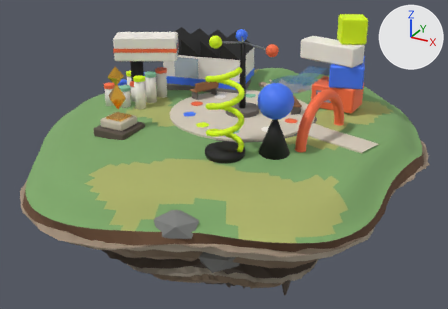
What one commit did to the Blender file assets-src/blender/islands/playground.blend.
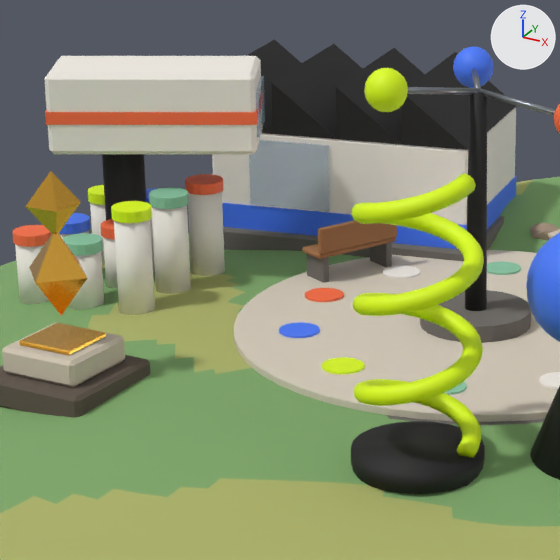
Each version appears first whole from a camera (50 mm lens) standing at (9.89, -18.5, 8.05) and looking at (-0.57, 0.52, -1.46), and next in a close-up on the part from 22% to 60% of the width and 5% to 59% of the height. The lights are fixed; the arrows at upper right show +X, +Y and +Z. The last two pictures show the newer version.

Names of what the first close-up shows: 'anim_bounce_0', 'anim_bounce_3', 'anim_bounce_4', 'anim_bounce_6', 'anim_bounce_7', 'anim_bounce_8', 'anim_spin_kinetic', 'anim_spin_monument_double', 'buildings', 'landmarks', 'props', 'terrain' and 3 more.
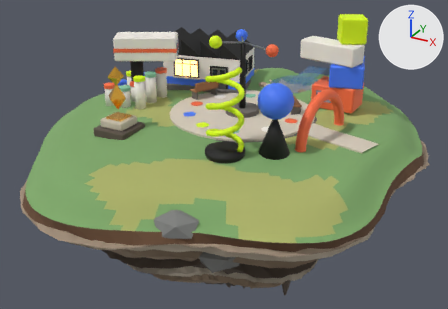
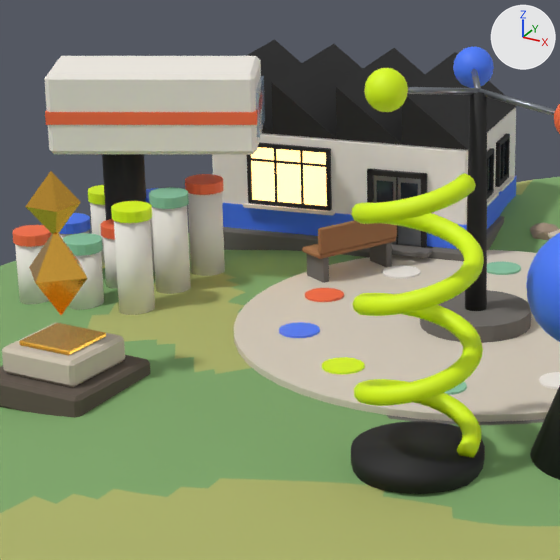
The change, as a diff of the scene's bpy script:
```diff
--- a/assets-src/blender/islands/playground.blend.py
+++ b/assets-src/blender/islands/playground.blend.py
@@ me_props @@
-me_props.from_pydata(...)  # 592 vertices, 514 faces; spans x -3.42..2.42, y -1.73..4.88, z 0.28..1.64
+me_props.from_pydata(...)  # 888 vertices, 736 faces; spans x -4.39..2.42, y -1.73..4.88, z 0.28..1.67
+# me_props part 1: the loose piece of 8 vertices spanning x -3.42..-2.53, y 1.72..1.93, z 0.94..1.64 is scaled about its middle by (1.11, 1.12, 0.0386), then moved by (0.01, -0.04, 0.17), in mat_m_ink (black #171717)
+# me_props part 2: the loose piece of 8 vertices spanning x -3.42..-2.53, y 1.72..1.93, z 0.94..1.64 is copied, and the copy is scaled about its middle by (-0.00911, 0.216, 1.17), then moved by (1.33, 0.23, -0.3), in mat_m_ink (black #171717); it spans x -1.65..-1.63, y 2.03..2.07, z 0.58..1.4
+# me_props part 3: the loose piece of 8 vertices spanning x -3.42..-2.53, y 1.72..1.93, z 0.94..1.64 is copied, and the copy is scaled about its middle by (0.227, 0.231, 0.726), then moved by (1.19, 0.19, -0.21), in mat_m_window (dark blue #2f3d4a); it spans x -1.89..-1.69, y 1.98..2.04, z 0.83..1.34
+# me_props part 4: the loose piece of 8 vertices spanning x -3.42..-2.53, y 1.72..1.93, z 0.94..1.64 is copied, and the copy is scaled about its middle by (0.227, 0.231, 0.726), then moved by (1.48, 0.25, -0.21), in mat_m_window (dark blue #2f3d4a); it spans x -1.59..-1.39, y 2.04..2.1, z 0.83..1.34
+# me_props part 5: 272 vertices added at x -4.39..-0.81, y 1.59..3.96, z 0.58..1.67
 me_props.materials.append(mat_m_blue)
@@ me_props @@
 me_props.materials.append(mat_m_cream)
-me_props.materials.append(mat_m_emit_warm)  # orange #ffc979, glowing orange #ffc979
 me_props.materials.append(mat_m_lime)
@@ me_props @@
 me_props.materials.append(mat_m_wood)
+me_props.materials.append(mat_m_concrete_light)  # white #e8e2d7
+me_props.materials.append(mat_m_ink)  # black #171717
+me_props.materials.append(mat_m_window)  # dark blue #2f3d4a
@@ me_buildings @@
-me_buildings.from_pydata(...)  # 536 vertices, 444 faces; spans x -4.96..4.04, y -3.68..4.51, z 0.25..3.73
+me_buildings.from_pydata(...)  # 600 vertices, 500 faces; spans x -4.96..4.04, y -3.68..4.51, z 0.25..3.73
+# me_buildings part 6: the loose piece of 8 vertices spanning x -3.46..-2.47, y 1.67..1.92, z 0.9..1.7 is scaled about its middle by (0.6, 0.6, 1.02), then moved by (1.32, 0.26, -0.31), in mat_m_metal (grey #8c9198)
+# me_buildings part 7: the loose piece of 8 vertices spanning x -2.01..-1.56, y 2.13..4.2, z 1.8..2.35 is copied, and the copy is scaled about its middle by (0.203, 0.2, 0.909), then moved by (0.84, -0.2, -0.79), in mat_m_window (dark blue #2f3d4a); it spans x -1.0..-0.9, y 2.76..3.18, z 1.03..1.53
+# me_buildings part 8: the loose piece of 8 vertices spanning x -2.01..-1.56, y 2.13..4.2, z 1.8..2.35 is copied, and the copy is scaled about its middle by (0.203, 0.2, 0.909), then moved by (0.69, 0.51, -0.79), in mat_m_window (dark blue #2f3d4a); it spans x -1.14..-1.04, y 3.47..3.88, z 1.03..1.53
+# me_buildings part 9: a new loose piece of 24 vertices spanning x -2.09..-1.15, y 1.71..2.16, z 0.52..0.58, in mat_m_concrete_dark (dark grey #6e6a65)
+# me_buildings part 10: 8 vertices added at x -3.46..-2.48, y 1.68..1.9, z 0.94..1.64
+# other edits to the shape of me_buildings do not show in these pictures
 me_buildings.materials.append(mat_m_blue)
@@ me_buildings @@
 me_buildings.materials.append(mat_m_stone_light)
+me_buildings.materials.append(mat_m_emit_warm)  # orange #ffc979, glowing orange #ffc979
+me_buildings.materials.append(mat_m_metal)  # grey #8c9198
+me_buildings.materials.append(mat_m_window)  # dark blue #2f3d4a
```

Boxes [x1, y1, x2, y2] around the edits, measured in the close-ups (560 x 560 px; the box of a moved part takes in the faces that stretch with it):
part 1 of me_props, moved or reshaped (not visible before): after [251, 158, 326, 167]
part 2 of me_props, added: after [396, 177, 398, 244]
part 3 of me_props, added: after [376, 180, 393, 203]
part 4 of me_props, added: after [401, 182, 418, 199]
part 5 of me_props, added: after [243, 133, 514, 247]
part 6 of me_buildings, moved or reshaped: before [249, 140, 330, 212]; after [373, 175, 421, 246]
part 7 of me_buildings, added (mostly hidden): after [488, 156, 491, 192]
part 8 of me_buildings, added: after [500, 141, 507, 180]
part 9 of me_buildings, added: after [357, 243, 433, 258]
part 10 of me_buildings, added: after [251, 147, 327, 206]
